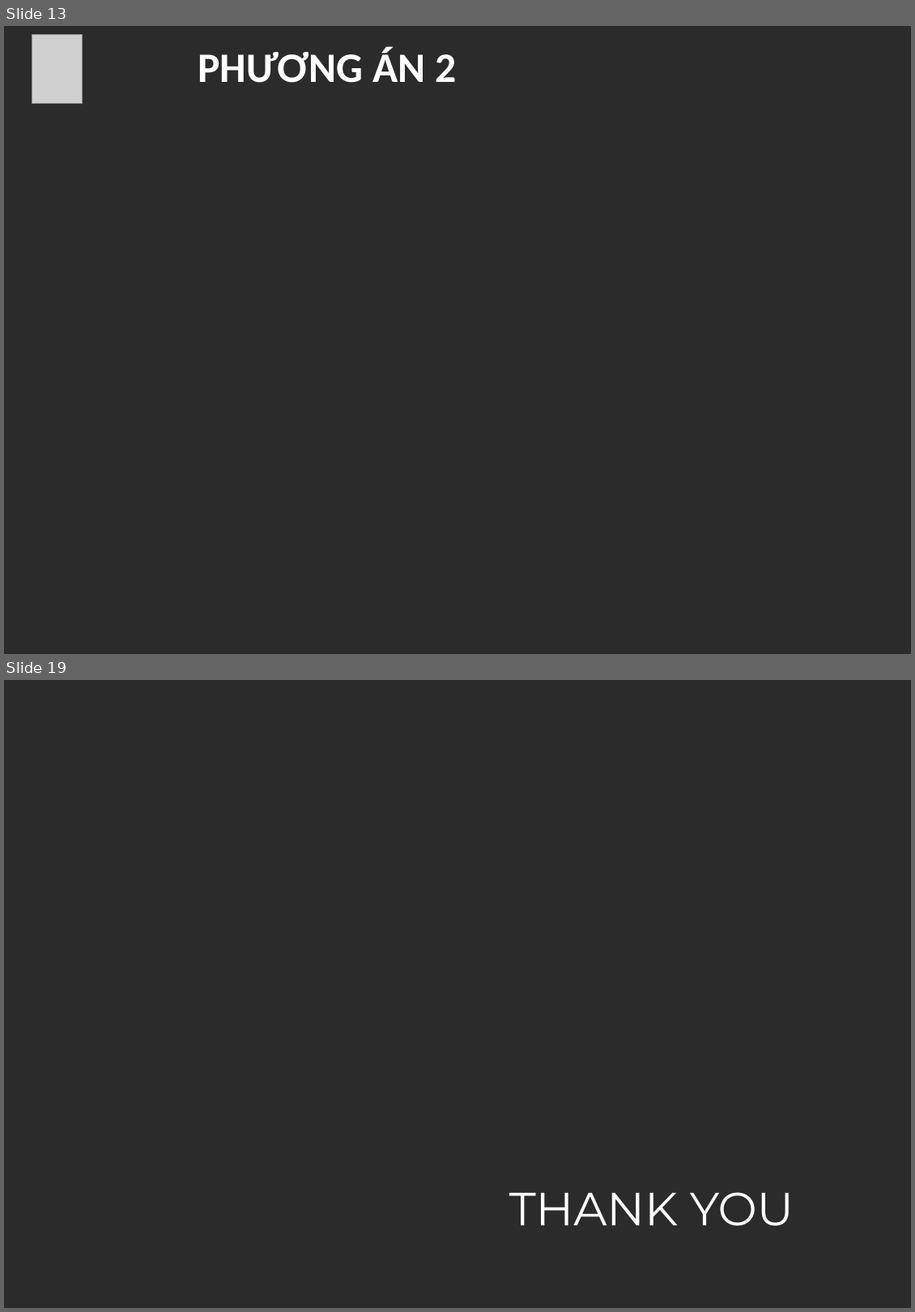
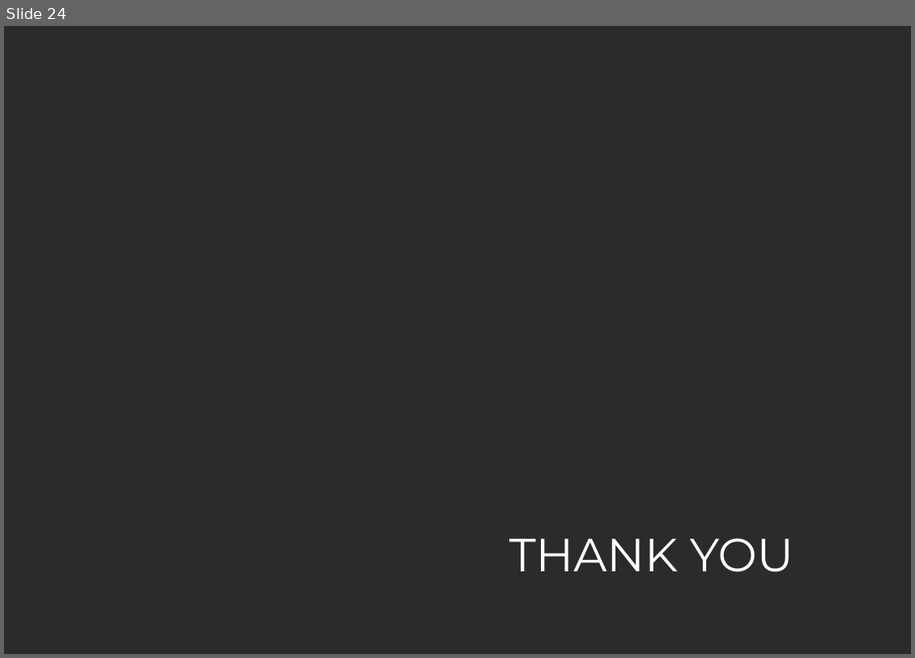
Before and after one commit to linh236/document_LVTN_2020, a slide deck: document/LVTN_2020_NQL.pptx. Shown one above the other, each under a label of ours: slides 13 and 19 before the commit, slide 24 after it; the slides between them are not shown. The pictures are 915x1312 and 915x658 pixels, drawn with LibreOffice and Linux fonts; fonts in the diff are those of the drawing; grey boxes stand for pictures; background and template pictures are left out; a plain dark background stands for a picture behind light text. Boxes give left, top, right and bottom in pixels: in the first picture for what was removed or moved away, otherwise in the second. Text is boxed around its words. In the diff, an @@ line names an element or a change of style, - is before the commit and + after.

```diff
--- a/document/LVTN_2020_NQL.pptx
+++ b/document/LVTN_2020_NQL.pptx
@@ slide 13 removed at (4,26,911,654), background picture (left out) @@
@@ picture removed at (32,34,82,103) @@
@@ text removed at (198,48,456,83) @@
-PHƯƠNG ÁN 2
@@ what was slide 19 is now slide 24 @@
```
Also in this commit, not shown: 1 slide changed, 22 slides added, 16 other slides removed.
